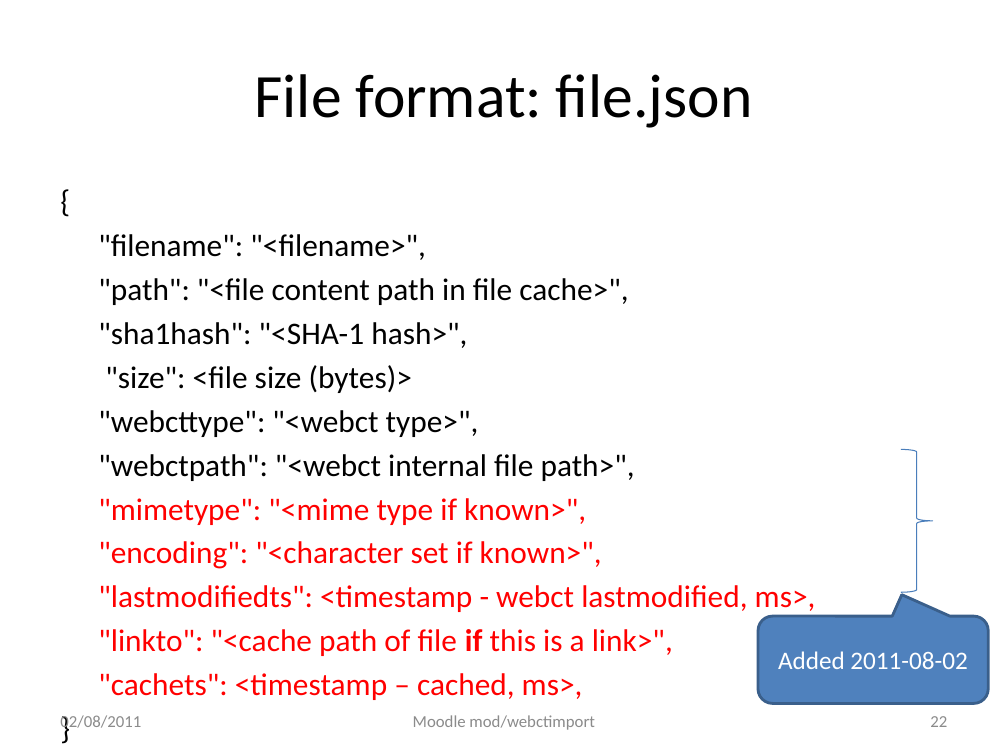
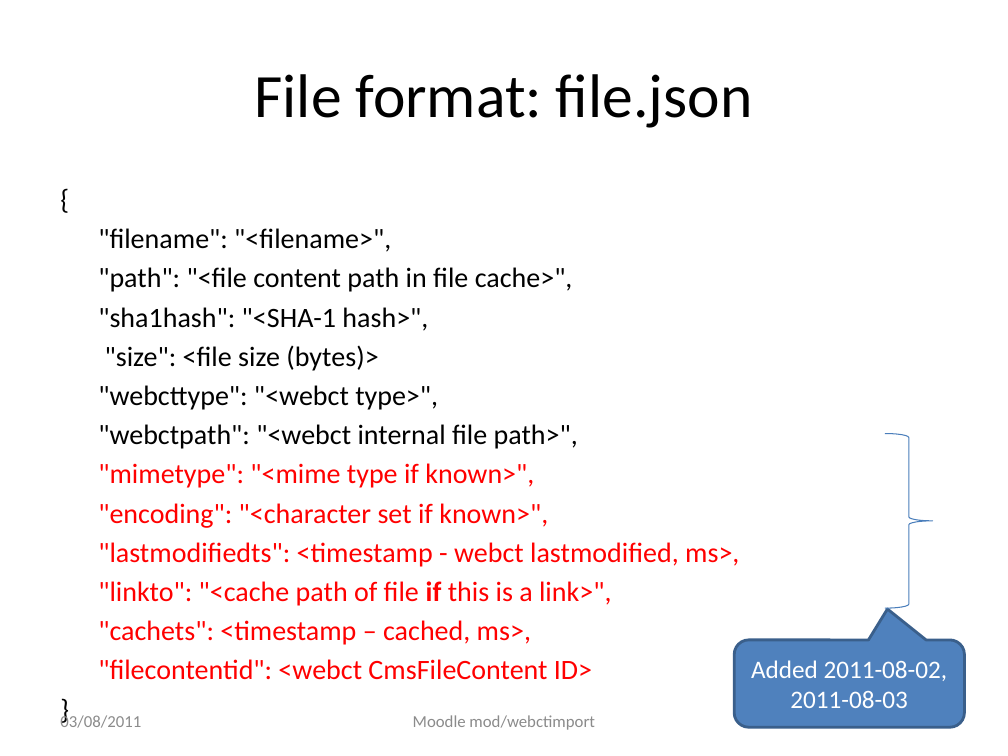
Before and after one commit to cgreenhalgh/mod_webctimport, a slide deck: slide 23 of docs/readme_development.pptx (slide 22 before the commit). Drawn at 1008x756 pixels with LibreOffice and Linux fonts; fonts in the diff are those of the drawing. Boxes give left, top, right and bottom in pixels: in the first picture for what was removed or moved away, otherwise in the second. Text is boxed around its words. In the diff, an @@ line names an element or a change of style, - is before the commit and + after.

Commit message:
updated with webctdbexport - include filecontentid in file.json; info on extra permissions

```diff
--- a/docs/readme_development.pptx
+++ b/docs/readme_development.pptx
@@ text at (98,228,739,645): size 22.4 to 20 pt @@
@@ right brace: place and size @@
-right brace at (901,450,932,593)
+right brace at (885,433,932,608)
@@ text at (98,659,592,680): paragraph added @@
+"filecontentid": <webct CmsFileContent ID>
@@ rounded speech box "Added 2011-08-02,": place and size @@
-rounded speech box "Added 2011-08-02," at (758,616,988,704)
+rounded speech box "Added 2011-08-02," at (734,640,964,728)
@@ rounded speech box "Added 2011-08-02," at (734,640,964,728): proportions changed @@
@@ text in rounded speech box at (751,660,948,708): text changed @@
-Added 2011-08-02
+Added 2011-08-02,
+2011-08-03
@@ text at (60,714,141,728): text changed @@
-02/08/2011
+03/08/2011
@@ page number at (930,726,947,732): text changed @@
-22
+23
```
Also in this commit, not shown: 24 other slides changed, 1 slide added.
